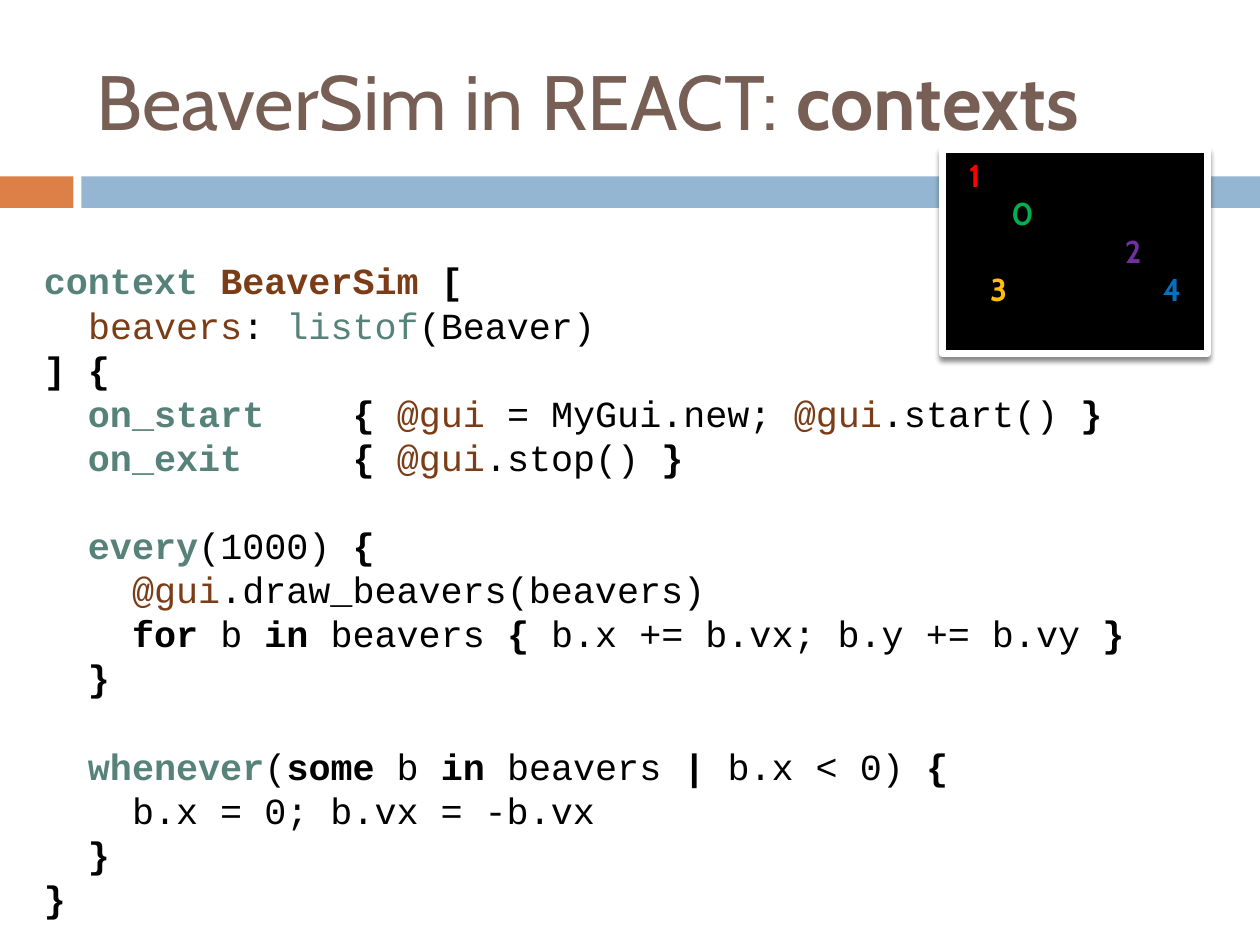
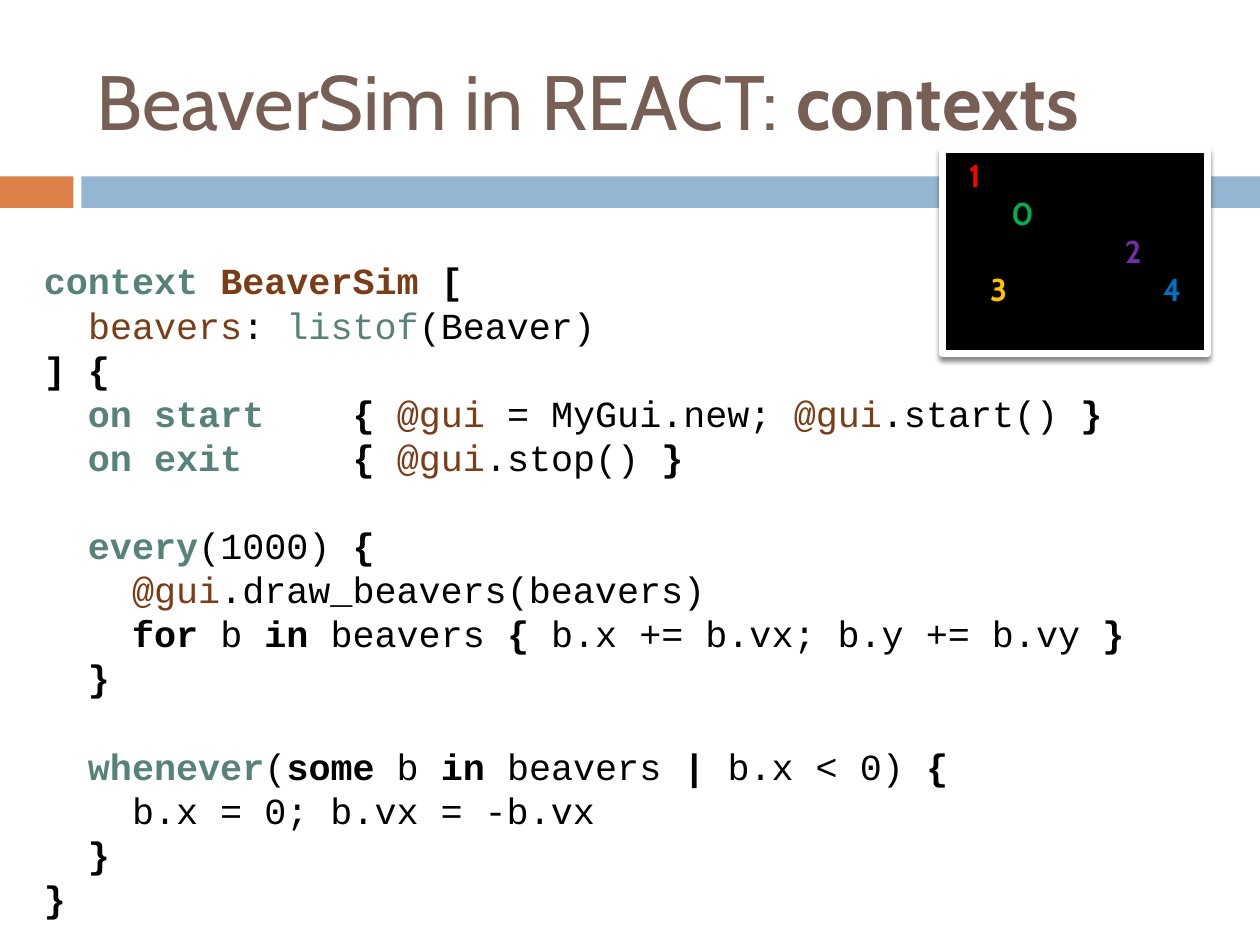
Before and after one commit to webguru412/React-Robots, a slide deck: slide 13 of talks/ppr-13-11-25.pptx. Drawn at 1260x945 pixels with LibreOffice and Linux fonts; fonts in the diff are those of the drawing. Boxes give left, top, right and bottom in pixels: in the first picture for what was removed or moved away, otherwise in the second. Text is boxed around its words. In the diff, an @@ line names an element or a change of style, - is before the commit and + after.

Commit message:
updated slides'

```diff
--- a/talks/ppr-13-11-25.pptx
+++ b/talks/ppr-13-11-25.pptx
@@ text at [88, 401, 1059, 479]: text changed @@
-on_start { @gui = MyGui.new; @gui.start() }
-on_exit { @gui.stop() }
+on start { @gui = MyGui.new; @gui.start() }
+on exit { @gui.stop() }
```
Also in this commit, not shown: 4 other slides changed, 1 other file.
